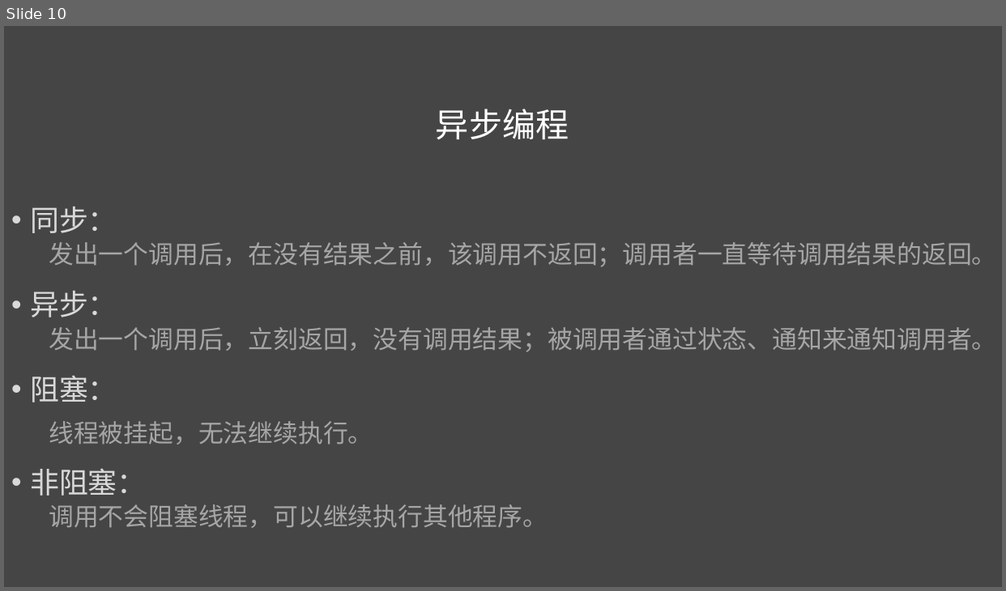
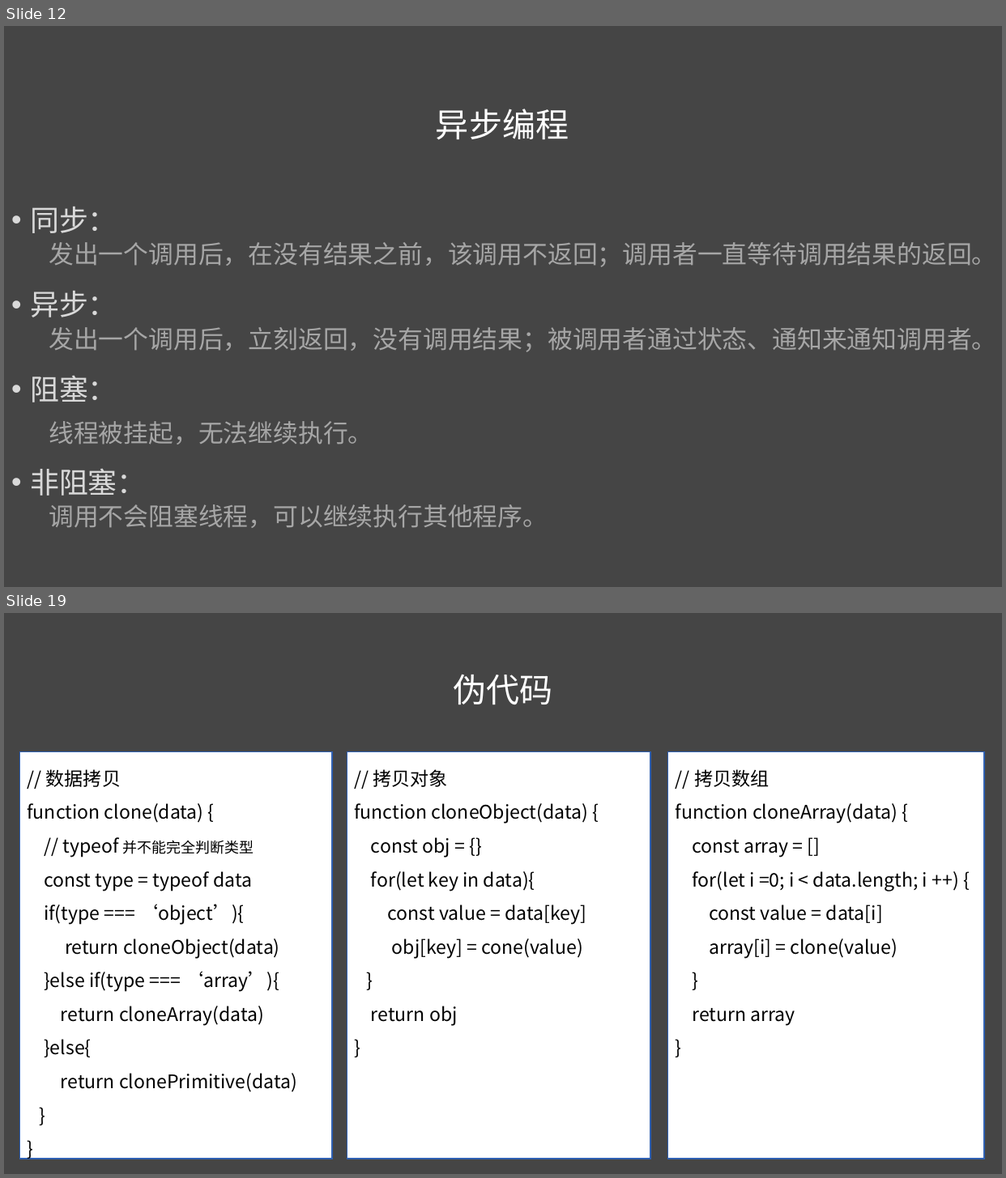
Before and after one commit to liuweiGL/share, a slide deck: ppt/JavaScript基础二.pptx. Shown one above the other, each under a label of ours: slide 10 before the commit, slides 12 and 19 after it; the slides between them are not shown. The pictures are 1006x591 and 1006x1178 pixels, drawn with LibreOffice and Linux fonts; fonts in the diff are those of the drawing. Boxes give left, top, right and bottom in pixels: in the first picture for what was removed or moved away, otherwise in the second. Text is boxed around its words. In the diff, an @@ line names an element or a change of style, - is before the commit and + after.

```diff
--- a/ppt/JavaScript基础二.pptx
+++ b/ppt/JavaScript基础二.pptx
@@ slide 19 added at (4, 613, 1002, 1174), background #454545 @@
@@ text added at (453, 675, 552, 705), 32 pt, text #FFFFFF @@
+伪代码
@@ rectangle added at (19, 752, 332, 1159), fill #FFFFFF, outline #3062B4 1 pt, 18 pt, text #000000 @@
+// 数据拷贝
+function clone(data) {
+// typeof 并不能完全判断类型
+const type = typeof data
+if(type === ‘object’){
+return cloneObject(data)
+}else if(type === ‘array’){
+return cloneArray(data)
+}else{
+return clonePrimitive(data)
+}
+}
@@ rectangle added at (347, 752, 651, 1159), fill #FFFFFF, outline #3062B4 1 pt, 18 pt, text #000000 @@
+// 拷贝对象
+function cloneObject(data) {
+const obj = {}
+for(let key in data){
+const value = data[key]
+obj[key] = cone(value)
+}
+return obj
+}
@@ rectangle added at (668, 752, 984, 1159), fill #FFFFFF, outline #3062B4 1 pt, 18 pt, text #000000 @@
+// 拷贝数组
+function cloneArray(data) {
+const array = []
+for(let i =0; i < data.length; i ++) {
+const value = data[i]
+array[i] = clone(value)
+}
+return array
+}
@@ what was slide 10 is now slide 12 @@
```
Also in this commit, not shown: 4 slides changed, 14 other slides added, 2 slides removed.
